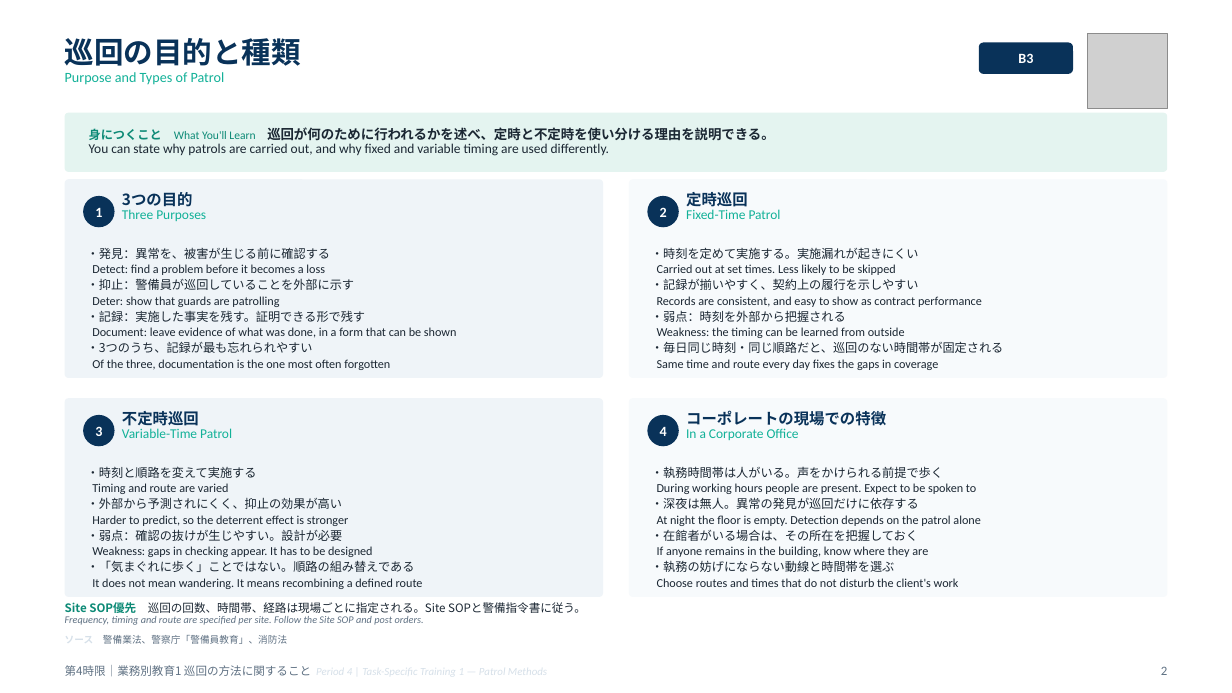
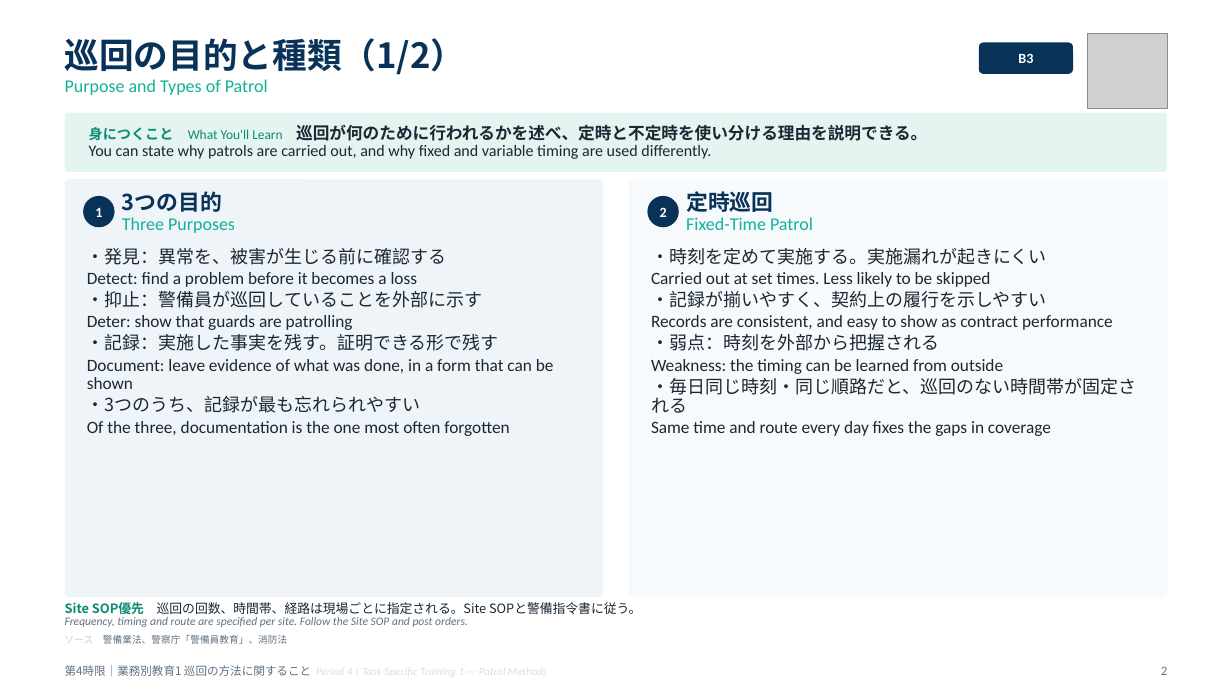
Before and after one commit to hrsmhiroshi-cpu/Training-, a slide deck: slide 2 of decks/03_4限_巡回.pptx. Drawn at 1232x693 pixels with LibreOffice and Linux fonts; fonts in the diff are those of the drawing; grey boxes stand for pictures. Boxes give left, top, right and bottom in pixels: in the first picture for what was removed or moved away, otherwise in the second. Text is boxed around its words. In the diff, an @@ line names an element or a change of style, - is before the commit and + after.

```diff
--- a/decks/03_4限_巡回.pptx
+++ b/decks/03_4限_巡回.pptx
@@ text at (x1=65, y1=38, x2=466, y2=75): text changed; size 23 to 27 pt @@
-巡回の目的と種類
+巡回の目的と種類（1/2）
@@ text at (x1=65, y1=79, x2=268, y2=95): size 11 to 14 pt in "Purpose and Types of Patrol" @@
@@ text "身につくこと What You'll Learn 巡回が何のために行われるかを述べ、定時と不定時を使い分ける理由を説明で ..." at (x1=89, y1=124, x2=927, y2=159): size 9.5 to 11 pt in "身につくこと"; size 9 to 10.5 pt in "What You'll Learn"; size 10.5 to 13 pt in "巡回が何のために行われるかを述べ、定時と不定時を使い分ける理由を説明できる。"; size 10.5 to 12.5 pt in "You can state why patrols are carried ..." @@
@@ rounded rectangle resized from (x1=65, y1=179, x2=604, y2=378) to (x1=65, y1=179, x2=604, y2=597) @@
@@ rounded rectangle at (x1=65, y1=179, x2=604, y2=597): proportions changed @@
@@ rounded rectangle at (x1=629, y1=179, x2=1168, y2=597): proportions changed @@
@@ rounded rectangle resized from (x1=629, y1=179, x2=1168, y2=378) to (x1=629, y1=179, x2=1168, y2=597) @@
@@ text "3つの目的" at (x1=122, y1=191, x2=235, y2=233): size 12 to 17 pt in "3つの目的"; size 10.5 to 14 pt in "Three Purposes" @@
@@ text "定時巡回" at (x1=686, y1=191, x2=813, y2=230): size 12 to 17 pt in "定時巡回"; size 10.5 to 14 pt in "Fixed-Time Patrol" @@
@@ text "・発見：異常を、被害が生じる前に確認する" at (x1=87, y1=248, x2=554, y2=436): size 9.5 to 14 pt in "・発見：異常を、被害が生じる前に確認する", "・抑止：警備員が巡回していることを外部に示す", "・記録：実施した事実を残す。証明できる形で残す", "・3つのうち、記録が最も忘れられやすい"; size 9.5 to 13.5 pt in "Detect: find a problem before it becomes ...", "Deter: show that guards are patrolling", "Document: leave evidence of what was done, ...", "Of the three, documentation is the one ..." @@
@@ text "・時刻を定めて実施する。実施漏れが起きにくい" at (x1=651, y1=248, x2=1136, y2=436): size 9.5 to 14 pt in "・時刻を定めて実施する。実施漏れが起きにくい", "・記録が揃いやすく、契約上の履行を示しやすい", "・弱点：時刻を外部から把握される", "・毎日同じ時刻・同じ順路だと、巡回のない時間帯が固定される"; size 9.5 to 13.5 pt in "Carried out at set times. Less likely ...", "Records are consistent, and easy to show ...", "Weakness: the timing can be learned from ...", "Same time and route every day fixes ..." @@
@@ rounded rectangle removed at (x1=65, y1=398, x2=604, y2=597) @@
@@ ellipse removed at (x1=83, y1=415, x2=115, y2=446) @@
@@ text removed at (x1=122, y1=411, x2=232, y2=438) @@
-不定時巡回
-Variable-Time Patrol
@@ rounded rectangle removed at (x1=629, y1=398, x2=1168, y2=597) @@
@@ ellipse removed at (x1=648, y1=415, x2=679, y2=446) @@
@@ text removed at (x1=686, y1=410, x2=886, y2=440) @@
-コーポレートの現場での特徴
-In a Corporate Office
@@ text removed at (x1=95, y1=426, x2=102, y2=436) @@
-3
@@ text removed at (x1=660, y1=427, x2=667, y2=436) @@
-4
@@ text removed at (x1=87, y1=466, x2=423, y2=589) @@
-・時刻と順路を変えて実施する
-Timing and route are varied
-・外部から予測されにくく、抑止の効果が高い
-Harder to predict, so the deterrent effect is stronger
-・弱点：確認の抜けが生じやすい。設計が必要
-Weakness: gaps in checking appear. It has to be designed
-・「気まぐれに歩く」ことではない。順路の組み替えである
-It does not mean wandering. It means recombining a defined route
@@ text removed at (x1=651, y1=466, x2=980, y2=587) @@
-・執務時間帯は人がいる。声をかけられる前提で歩く
-During working hours people are present. Expect to be spoken to
-・深夜は無人。異常の発見が巡回だけに依存する
-At night the floor is empty. Detection depends on the patrol alone
-・在館者がいる場合は、その所在を把握しておく
-If anyone remains in the building, know where they are
-・執務の妨げにならない動線と時間帯を選ぶ
-Choose routes and times that do not disturb the client's work
@@ text "Site SOP優先 巡回の回数、時間帯、経路は現場ごとに指定される。Site SOPと警備指令書に従う。" at (x1=65, y1=602, x2=641, y2=627): size 9 to 10 pt in "Site SOP優先 巡回の回数、時間帯、経路は現場ごとに指定される。Site SOPと警備指令書に従う。"; size 8 to 9 pt in "Frequency, timing and route are specified per ..." @@
```
Also in this commit, not shown: 8 other slides changed, 5 slides added, 7 other files.
